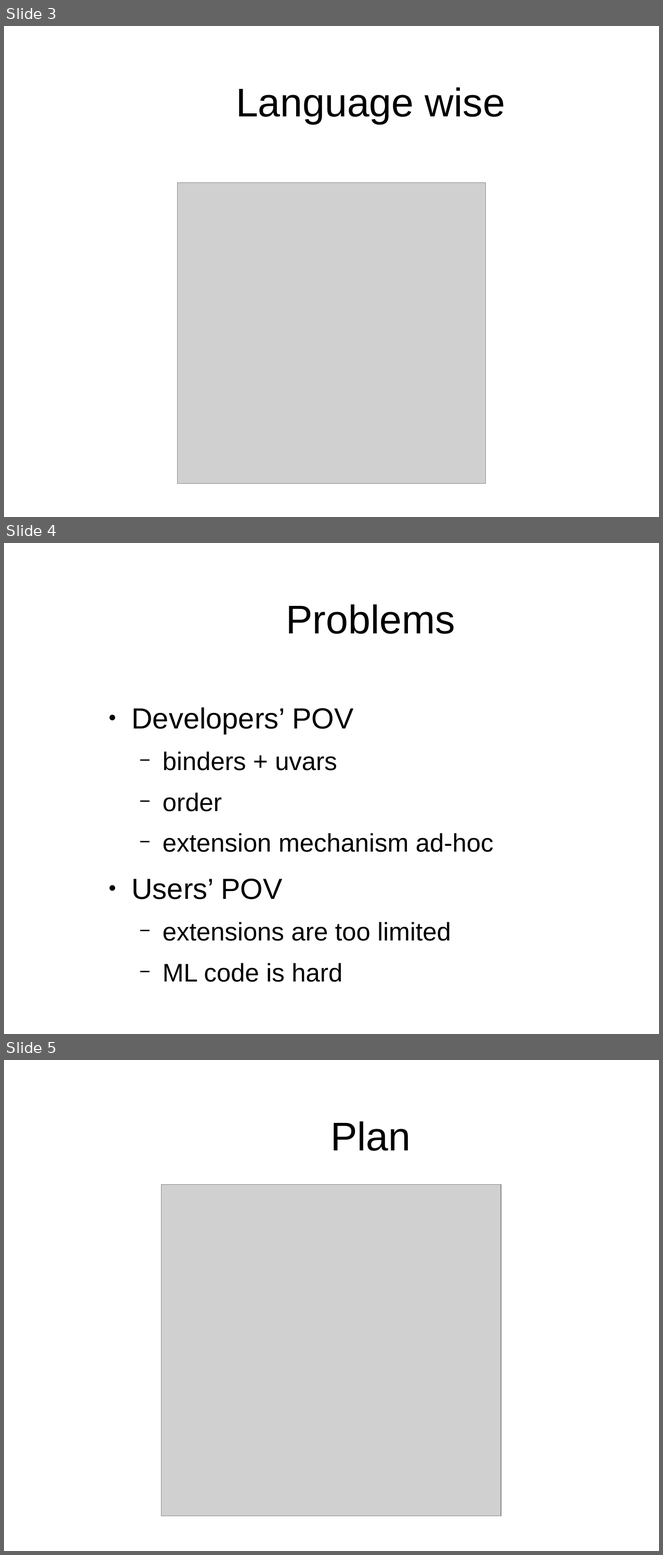
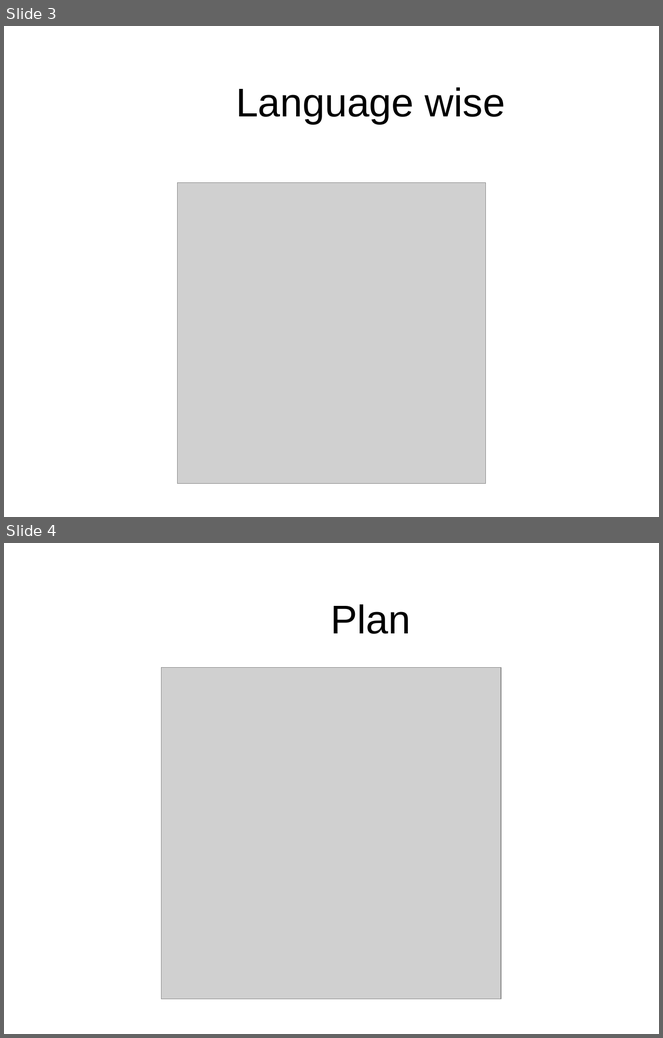
Before and after one commit to gares/mlws18, a slide deck: slides.odp. Shown one above the other, each under a label of ours: slides 3, 4 and 5 before the commit, slides 3 and 4 after it. The pictures are 663x1555 and 663x1038 pixels, drawn with LibreOffice and Linux fonts; fonts in the diff are those of the drawing; grey boxes stand for pictures; background and template pictures are left out. Boxes give left, top, right and bottom in pixels: in the first picture for what was removed or moved away, otherwise in the second. Text is boxed around its words. In the diff, an @@ line names an element or a change of style, - is before the commit and + after.

```diff
--- a/slides.odp
+++ b/slides.odp
@@ slide 4 removed at [4, 543, 659, 1034], background #FFFFFF @@
@@ title removed at [286, 604, 455, 634] @@
-Problems
@@ text removed at [131, 707, 494, 982] @@
-● Developers’ POV
-  − binders + uvars
-  − order
-  − extension mechanism ad-hoc
-● Users’ POV
-  − extensions are too limited
-  − ML code is hard
@@ what was slide 5 is now slide 4 @@
```
Also in this commit, not shown: 14 slides changed, 1 slide added.
